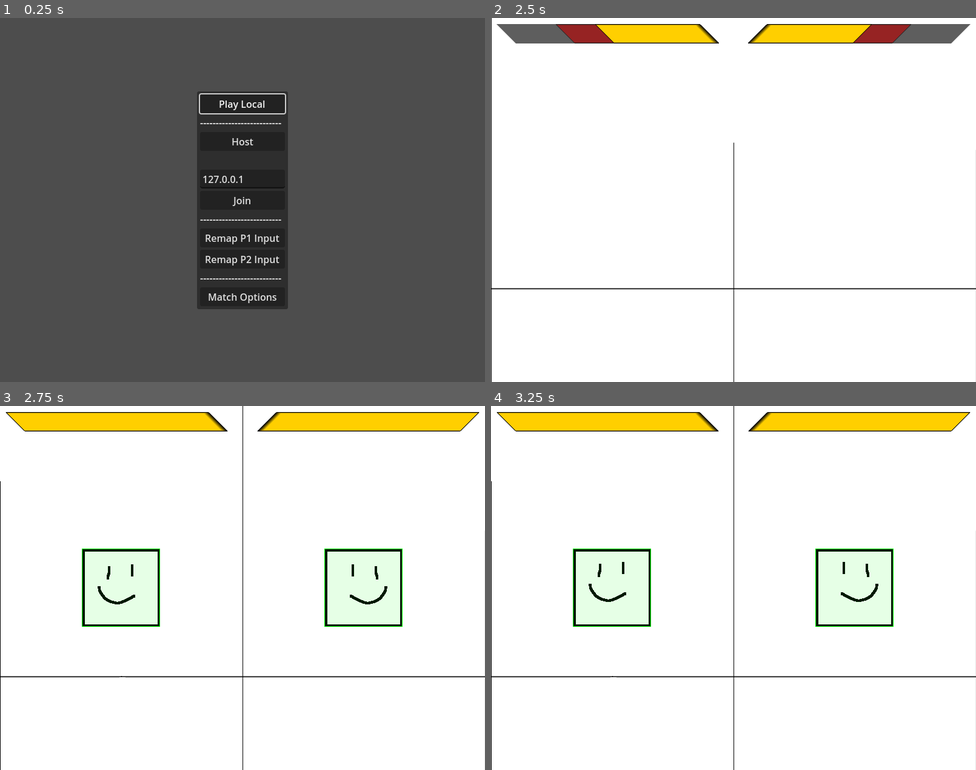
Above: before the commit, frames 1-4 (two rows, left to right).
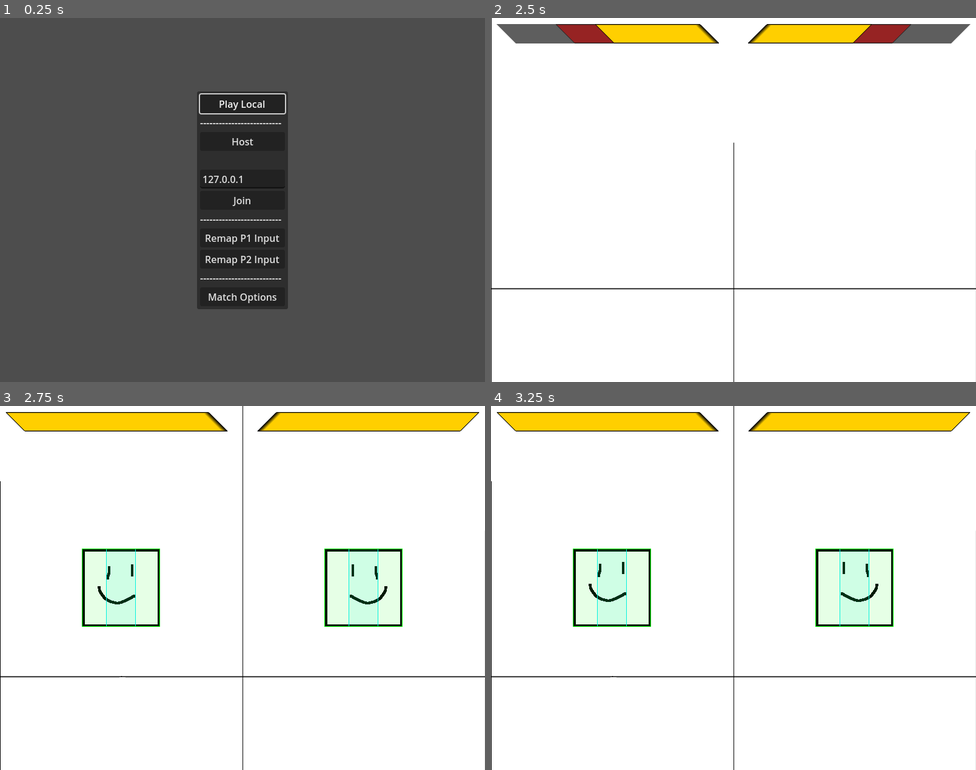
Above: after the commit, the same moments.

Repository: SamBumgardner/spellstrike
Game: Godot game, scene res://network/main.tscn
Same seed, same stepped clock (60 frames per second), same inputs: the game is played once before the commit and once after it.
Inputs (mouse positions are in pixels of both pictures, inside the frame that each line leads up to):
- Up to frame 1 (0.25 s): no input
- Up to frame 2 (2.5 s): click "Play Local" at 0.5 s; tap Enter at 1.25 s; move the mouse to (840, 181) at 1.27 s; hold Up 1.28-2 s; click (840, 181) at 1.42 s; tap Space at 2 s; drag from (636, 218) to (709, 272) at 2.02 s
- Up to frame 3 (2.75 s): no input
- Up to frame 4 (3.25 s): move the mouse to (782, 507) at 2.77 s; hold Up from 2.78 s (still down)

Frames 1-2 are identical in both runs. In frame 3, 0.1% of the frame differs, in the area x 21-78%, y 39-61%; in frame 4, 0.1%.

Commit message:
set up pushbox and draw order logic

Diff:
--- a/game/TestGameplay.gd
+++ b/game/TestGameplay.gd
@@ -76,11 +76,6 @@
     else:
         fighterP2.input_retriever = match_options.input_retrievers[1]
 
-    fighterP2.hurtbox_pool.collision_layer = 8
-    fighterP2.hurtbox_pool.collision_mask = 4
-    fighterP2.hitbox_pool.collision_layer = 2
-    fighterP2.hitbox_pool.collision_mask = 1
-    fighterP2.scale.x = -1
     health_tracker_2.tracked_player = fighterP2
     combo_counter_2.tracked_player = fighterP2
     fighterP2.defeated.connect(_on_player_defeated)
--- a/game/TestGameplay.tscn
+++ b/game/TestGameplay.tscn
@@ -112,5 +112,6 @@
 script = ExtResource("7_1ckhu")
 
 [node name="Sprite2D" type="Sprite2D" parent="."]
+z_index = -100
 position = Vector2(0, 300)
 texture = ExtResource("8_7iqk1")
--- a/game/options/MatchOptions.gd
+++ b/game/options/MatchOptions.gd
@@ -1,4 +1,6 @@
 class_name MatchOptions extends RefCounted
+
+const separate_distance: int = 10
 
 var input_retrievers: Array
 
--- a/game/player/Player.gd
+++ b/game/player/Player.gd
@@ -32,6 +32,7 @@
 @onready var hitbox_pool: Area2D = $HitboxPool
 @onready var hitboxes := hitbox_pool.get_children()
 @onready var animation: NetworkAnimationPlayer = $Animation
+@onready var pushbox: CollisionShape2D = $Pushbox
 
 # composed utils
 var input_retriever: InputRetriever
@@ -166,6 +167,22 @@
     )
 
     return y_overlap
+
+static func get_overlap_x_distance(a: CollisionShape2D, b: CollisionShape2D) -> int:
+    var overlap_distance := 0
+    var start1 = a.global_position.x - a.shape.size.x / 2
+    var length1 = a.shape.size.x
+    var start2 = b.global_position.x - b.shape.size.x / 2
+    var length2 = b.shape.size.x
+
+    if start1 == start2:
+        overlap_distance = min(length1, length2)
+    elif start1 < start2:
+        overlap_distance = max(0, start1 + length1 - start2)
+    elif start2 < start1:
+        overlap_distance = max(0, start2 + length2 - start1)
+
+    return overlap_distance
 
 static func compare_dimension(start1: int, start2: int, length1: int, length2: int) -> bool:
     var overlap := false
@@ -295,6 +312,13 @@
     #  calls methods on p1 and p2 as needed to apply results.
     player_processing_finished.emit()
 
+    if status in [Status.STARTUP, Status.ACTIVE]:
+        z_index = 1
+    elif status in [Status.HITSTUN, Status.DEFEATED]:
+        z_index = -1
+    else:
+        z_index = 0
+
 
 func _network_spawn_preprocess(data: Dictionary) -> Dictionary:
     # check required parameters are provided
--- a/game/player/Player.tscn
+++ b/game/player/Player.tscn
@@ -135,6 +135,9 @@
 "walk": SubResource("Animation_btqih")
 }
 
+[sub_resource type="RectangleShape2D" id="RectangleShape2D_nfot4"]
+size = Vector2(48, 128)
+
 [node name="Player" type="Node2D"]
 script = ExtResource("1_477q8")
 
@@ -176,3 +179,8 @@
 autoplay = "idle"
 playback_auto_capture = false
 script = ExtResource("4_cqwil")
+
+[node name="Pushbox" parent="." instance=ExtResource("3_upa8i")]
+visible = true
+shape = SubResource("RectangleShape2D_nfot4")
+draw_color = Color(0, 0.940033, 0.967931, 1)
--- a/game/resolver/InteractionResolver.gd
+++ b/game/resolver/InteractionResolver.gd
@@ -40,6 +40,16 @@
 
 func _resolve_player_movement() -> void:
     var players = [p1, p2]
+
+    # separate players if pushboxes overlap
+    var overlap_distance = Player.get_overlap_x_distance(p1.pushbox, p2.pushbox)
+    if overlap_distance > 0:
+        # whoever has the higher magnitude of distance gets the extra bit of push
+        var separate_distance = min(overlap_distance / 2, MatchOptions.separate_distance)
+        var remainder = overlap_distance % 2
+        players.sort_custom(func(a, b): return abs(a.position.x) > abs(b.position.x))
+        players[0].position.x += (separate_distance + remainder) * sign(players[0].position.x)
+        players[1].position.x += separate_distance * -1 * sign(players[0].position.x)
 
     # if a player is past edge and has pushback also in that direction, apply pushback to their attacker.
     for player in players:
Not shown: 1 places in game/player/Player.tscn that only renumber resources
